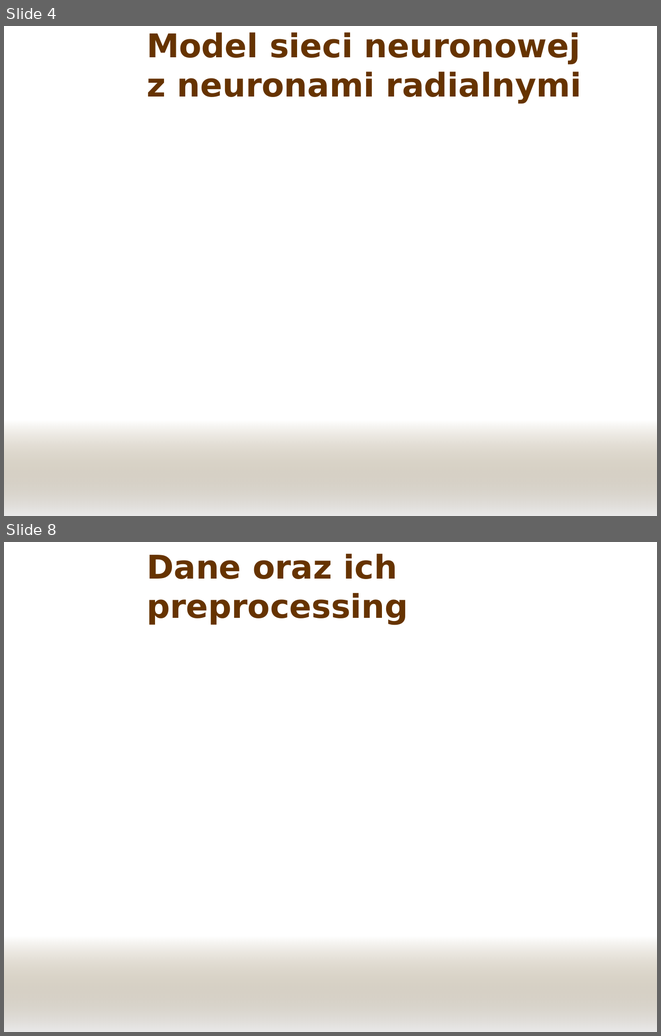
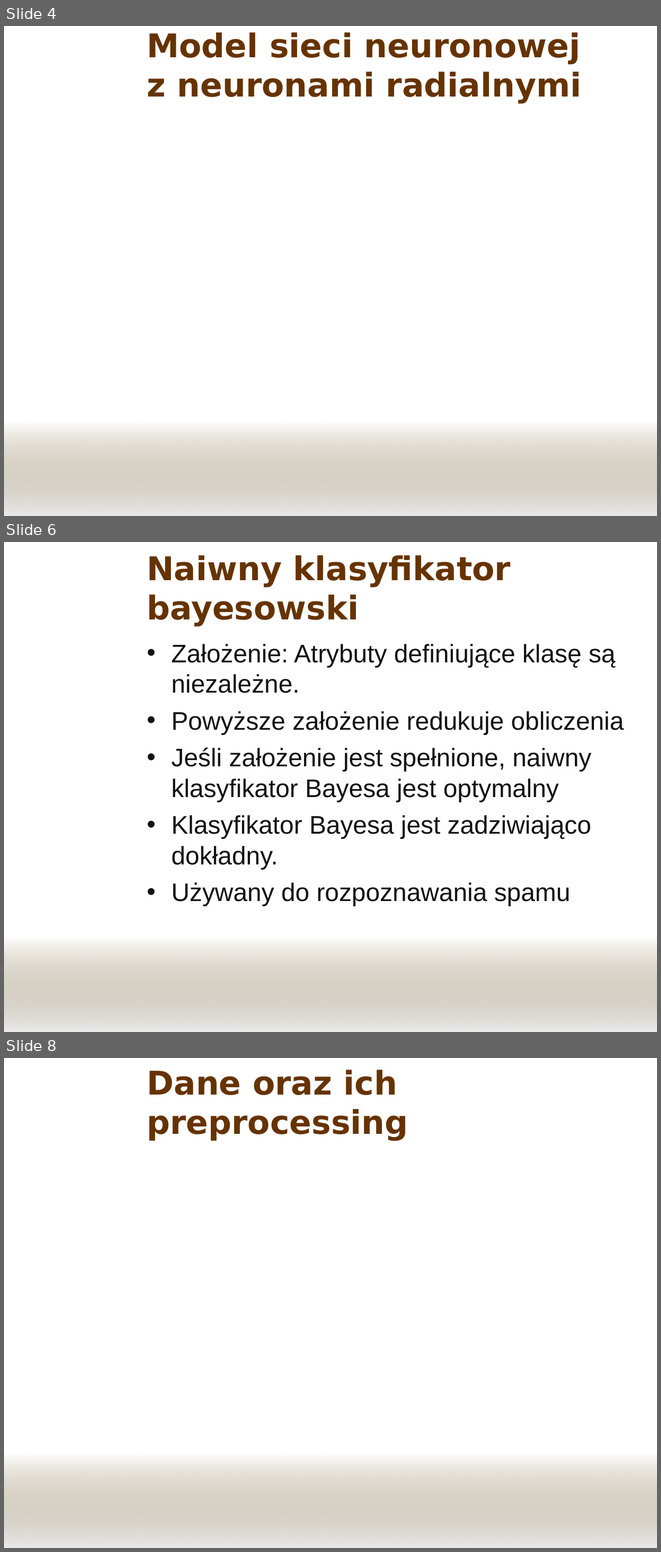
Before and after one commit to panchamk/mini08sn, a slide deck: doc/Prezentacja.ppt. Shown one above the other, each under a label of ours: slides 4 and 8 before the commit, slides 4, 6 and 8 after it; the slides between them are not shown. The pictures are 661x1036 and 661x1552 pixels, drawn with LibreOffice and Linux fonts; fonts in the diff are those of the drawing; background and template pictures are left out. Boxes give left, top, right and bottom in pixels: in the first picture for what was removed or moved away, otherwise in the second. Text is boxed around its words. In the diff, an @@ line names an element or a change of style, - is before the commit and + after.

```diff
--- a/doc/Prezentacja.ppt
+++ b/doc/Prezentacja.ppt
@@ slide 6 added at (x1=4, y1=542, x2=657, y2=1032), background picture (left out); not listed: 1 template element that a slide beside it also shows @@
@@ title added at (x1=147, y1=555, x2=511, y2=626), 36 pt, text #663300, bold @@
+Naiwny klasyfikator bayesowski
@@ text added at (x1=171, y1=644, x2=624, y2=906), 28 pt, text #111111 @@
+• Założenie: Atrybuty definiujące klasę są niezależne.
+• Powyższe założenie redukuje obliczenia
+• Jeśli założenie jest spełnione, naiwny klasyfikator Bayesa jest optymalny
+• Klasyfikator Bayesa jest zadziwiająco dokładny.
+• Używany do rozpoznawania spamu
```
Also in this commit, not shown: 1 slide changed, 1 other slide added, 1 slide removed.
